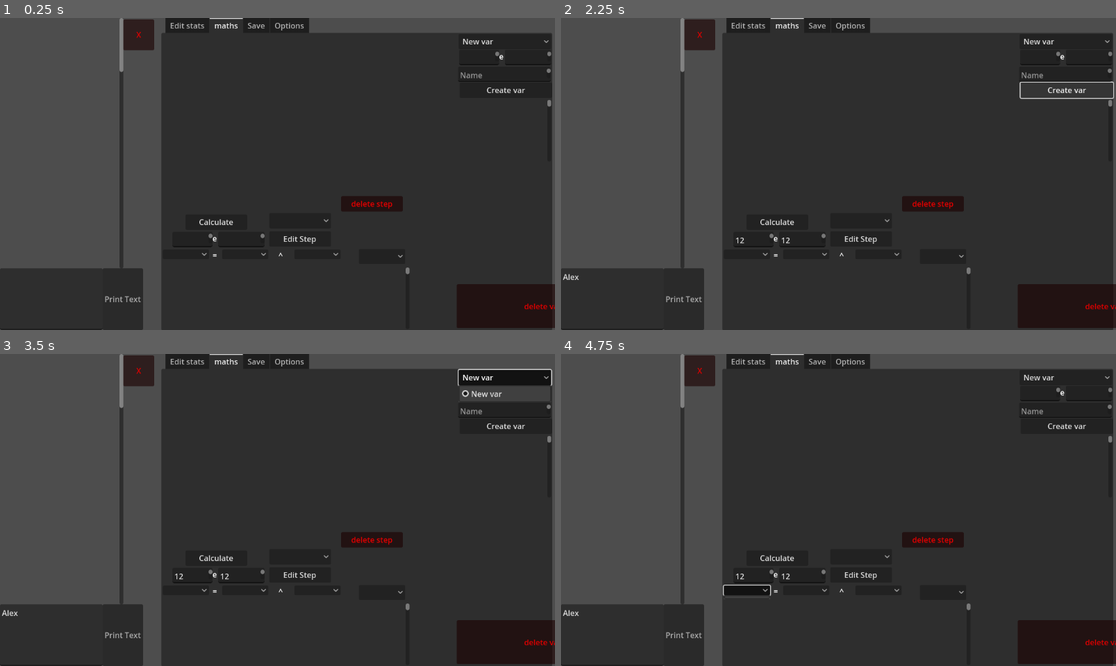
Above: before the commit, frames 1-4 (two rows, left to right).
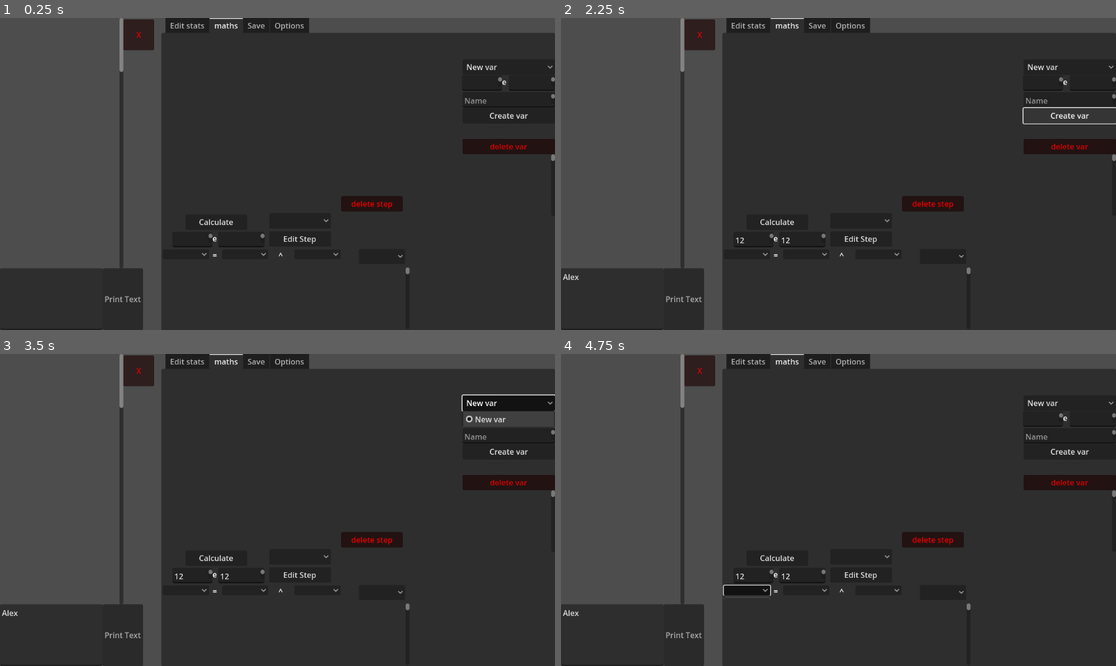
Above: after the commit, the same moments.

Repository: Random31234/huge-numbers-2.0
Game: Godot game, scene res://scenes/main.tscn
Two runs of this game, one before a commit and one after it. Both use one fixed random seed, a clock stepped at 60 frames per second and the inputs below.
Inputs (mouse positions are in pixels of both pictures, inside the frame that each line leads up to):
- Up to frame 1 (0.25 s): no input
- Up to frame 2 (2.25 s): click (610, 298) at 0.52 s; type "Alex" at 0.6 s; click (755, 239) at 0.75 s; type "12" at 0.83 s; click (799, 239) at 0.98 s; type "12" at 1.07 s; click "Print Text" at 1.25 s; click "Create var" at 2 s
- Up to frame 3 (3.5 s): click "New var" at 2.75 s
- Up to frame 4 (4.75 s): click "New var" at 3.5 s; click (749, 591) at 4.25 s

The runs differ from the first frame. In frame 1, 4.0% of the frame differs, in the area x 82-100%, y 4-100%; in frame 2, 4.3%; in frame 3, 5.9%; in frame 4, 4.0%.

Commit message:
More UI updates

Diff:
--- a/scenes/main.tscn
+++ b/scenes/main.tscn
@@ -50,7 +50,7 @@
 [node name="TabContainer" type="TabContainer" parent="."]
 layout_mode = 0
 offset_left = 335.0
-offset_right = 1146.0
+offset_right = 1152.0
 offset_bottom = 649.0
 current_tab = 1
 
@@ -365,15 +365,6 @@
 offset_bottom = 371.0
 text = "delete step"
 
-[node name="delete var" type="Button" parent="TabContainer/maths"]
-modulate = Color(1, 0, 0, 1)
-layout_mode = 0
-offset_left = 613.0
-offset_top = 522.0
-offset_right = 972.0
-offset_bottom = 613.0
-text = "delete var"
-
 [node name="calculation button" type="Button" parent="TabContainer/maths"]
 layout_mode = 0
 offset_left = 50.0
@@ -410,66 +401,76 @@
 offset_right = 40.0
 offset_bottom = 40.0
 
-[node name="create or edit var button" type="Button" parent="TabContainer/maths/Variables legacy"]
-layout_mode = 0
-offset_left = 619.0
-offset_top = 103.0
-offset_right = 811.0
-offset_bottom = 135.0
-text = "Create var"
-
-[node name="e text" type="RichTextLabel" parent="TabContainer/maths/Variables legacy"]
-layout_mode = 0
-offset_left = 701.0
-offset_top = 37.0
-offset_right = 712.0
-offset_bottom = 57.0
-text = "e"
-scroll_active = false
-
-[node name="mantissa" type="TextEdit" parent="TabContainer/maths/Variables legacy"]
-layout_mode = 0
-offset_left = 618.0
-offset_top = 35.0
-offset_right = 701.0
-offset_bottom = 67.0
-
-[node name="exponent" type="TextEdit" parent="TabContainer/maths/Variables legacy"]
-layout_mode = 0
-offset_left = 713.0
-offset_top = 35.0
-offset_right = 809.0
-offset_bottom = 67.0
-
-[node name="Name" type="TextEdit" parent="TabContainer/maths/Variables legacy"]
-layout_mode = 0
-offset_left = 616.0
-offset_top = 70.0
-offset_right = 808.0
-offset_bottom = 102.0
-placeholder_text = "Name"
-
 [node name="Variable selector" type="OptionButton" parent="TabContainer/maths/Variables legacy"]
 layout_mode = 0
-offset_left = 617.0
-offset_top = 2.0
-offset_right = 809.0
-offset_bottom = 34.0
+offset_left = 625.0
+offset_top = 55.0
+offset_right = 817.0
+offset_bottom = 87.0
 selected = 0
 item_count = 1
 popup/item_0/text = "New var"
 popup/item_0/id = 0
 
+[node name="mantissa" type="TextEdit" parent="TabContainer/maths/Variables legacy"]
+layout_mode = 0
+offset_left = 624.0
+offset_top = 88.0
+offset_right = 707.0
+offset_bottom = 120.0
+
+[node name="e text" type="RichTextLabel" parent="TabContainer/maths/Variables legacy"]
+layout_mode = 0
+offset_left = 707.0
+offset_top = 90.0
+offset_right = 718.0
+offset_bottom = 110.0
+text = "e"
+scroll_active = false
+
+[node name="exponent" type="TextEdit" parent="TabContainer/maths/Variables legacy"]
+layout_mode = 0
+offset_left = 721.0
+offset_top = 88.0
+offset_right = 817.0
+offset_bottom = 120.0
+
+[node name="Name" type="TextEdit" parent="TabContainer/maths/Variables legacy"]
+layout_mode = 0
+offset_left = 625.0
+offset_top = 123.0
+offset_right = 817.0
+offset_bottom = 155.0
+placeholder_text = "Name"
+
+[node name="create or edit var button" type="Button" parent="TabContainer/maths/Variables legacy"]
+layout_mode = 0
+offset_left = 625.0
+offset_top = 156.0
+offset_right = 817.0
+offset_bottom = 188.0
+text = "Create var"
+
 [node name="variables" type="ScrollContainer" parent="TabContainer/maths/Variables legacy"]
 layout_mode = 0
-offset_left = 617.0
-offset_top = 139.0
-offset_right = 809.0
-offset_bottom = 267.0
+offset_left = 625.0
+offset_top = 252.0
+offset_right = 817.0
+offset_bottom = 380.0
 
 [node name="VBoxContainer" type="VBoxContainer" parent="TabContainer/maths/Variables legacy/variables"]
 custom_minimum_size = Vector2(192, 2560)
 layout_mode = 2
+
+[node name="delete var" type="Button" parent="TabContainer/maths/Variables legacy"]
+modulate = Color(1, 0, 0, 1)
+custom_minimum_size = Vector2(128, 32)
+layout_mode = 0
+offset_left = 625.0
+offset_top = 220.0
+offset_right = 817.0
+offset_bottom = 252.0
+text = "delete var"
 
 [node name="Save" type="Control" parent="TabContainer"]
 visible = false
@@ -636,9 +637,9 @@
 [connection signal="button_down" from="TabContainer/Edit stats/Manipulate stats/Button" to="." method="ModifyStatBase"]
 [connection signal="button_down" from="TabContainer/maths/Create_edit_step_button" to="." method="createEditStep"]
 [connection signal="button_down" from="TabContainer/maths/delete step" to="." method="deleteStep"]
-[connection signal="button_down" from="TabContainer/maths/delete var" to="." method="deleteVariable"]
 [connection signal="button_down" from="TabContainer/maths/calculation button" to="." method="calculateThroughSteps"]
 [connection signal="button_down" from="TabContainer/maths/Variables legacy/create or edit var button" to="." method="createEditVariable"]
+[connection signal="button_down" from="TabContainer/maths/Variables legacy/delete var" to="." method="deleteVariable"]
 [connection signal="button_down" from="TabContainer/Save/Save stats" to="." method="saveStats"]
 [connection signal="button_down" from="TabContainer/Save/Import sheet" to="." method="importSheet"]
 [connection signal="button_down" from="TabContainer/Save/Save calculation" to="." method="saveMath"]
